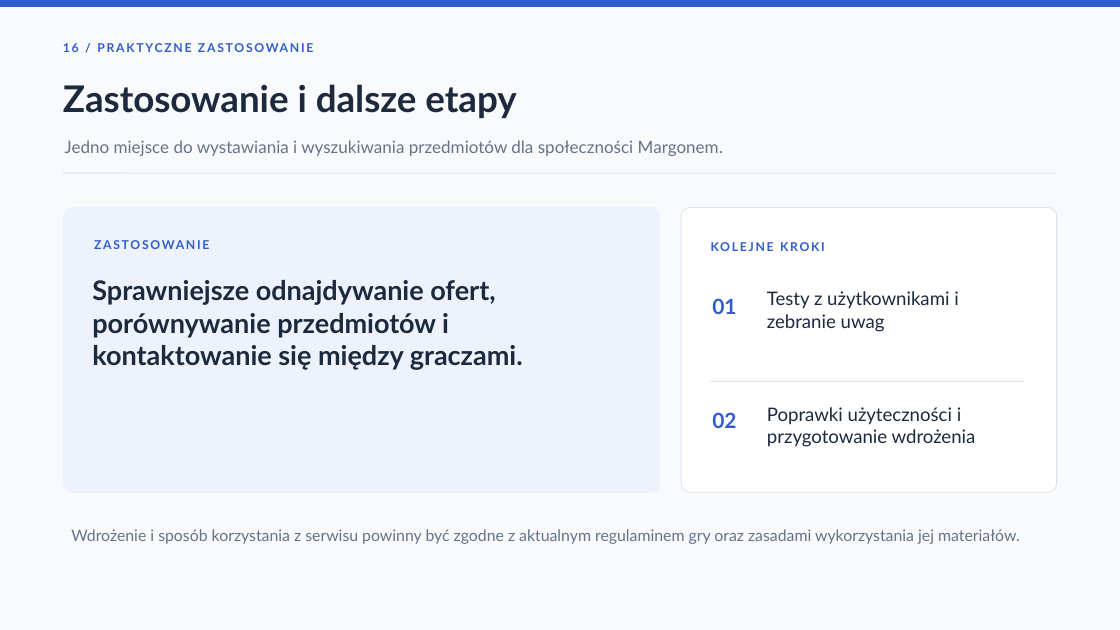
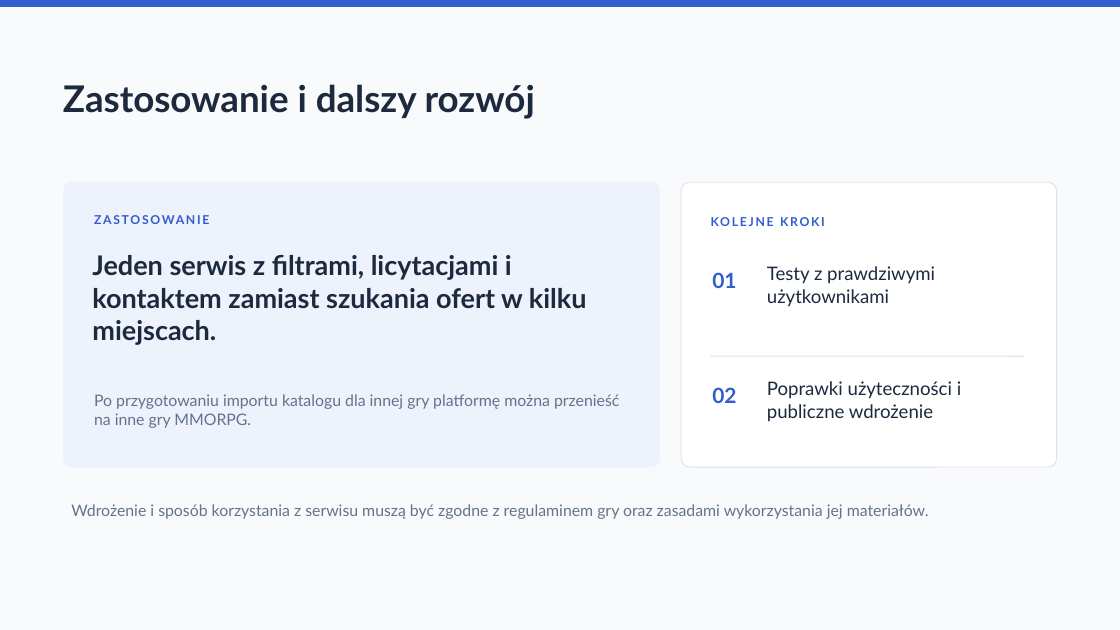
Before and after one commit to persi05/MargoMarket2, a slide deck: slide 17 of MargoMarket_FINAL_2026.pptx. Drawn at 1120x630 pixels with LibreOffice and Linux fonts; fonts in the diff are those of the drawing. Boxes give left, top, right and bottom in pixels: in the first picture for what was removed or moved away, otherwise in the second. Text is boxed around its words. In the diff, an @@ line names an element or a change of style, - is before the commit and + after.

```diff
--- a/MargoMarket_FINAL_2026.pptx
+++ b/MargoMarket_FINAL_2026.pptx
@@ text removed at [63,36,1038,59] @@
-16 / PRAKTYCZNE ZASTOSOWANIE
@@ text at [63,84,535,119]: text changed @@
-Zastosowanie i dalsze etapy
+Zastosowanie i dalszy rozwój
@@ text removed at [65,140,723,156] @@
-Jedno miejsce do wystawiania i wyszukiwania przedmiotów dla społeczności Margonem.
@@ line removed from (63, 173) to (1057, 173) @@
@@ text at [92,255,587,345]: text changed @@
-Sprawniejsze odnajdywanie ofert, porównywanie przedmiotów i kontaktowanie się między graczami.
+Jeden serwis z filtrami, licytacjami i kontaktem zamiast szukania ofert w kilku miejscach.
@@ text at [767,266,935,307]: text changed @@
-Testy z użytkownikami i zebranie uwag
+Testy z prawdziwymi użytkownikami
@@ 4 texts, 2 rounded rectangles, 1 line: place and size @@
-4 texts, 2 rounded rectangles, 1 line at [64,208,1057,492]
+4 texts, 2 rounded rectangles, 1 line at [64,182,1057,467]
@@ text at [767,381,961,422]: text changed @@
-Poprawki użyteczności i przygotowanie wdrożenia
+Poprawki użyteczności i publiczne wdrożenie
@@ text added at [94,394,619,428], 13.6 pt, text #65738A @@
+Po przygotowaniu importu katalogu dla innej gry platformę można przenieść na inne gry MMORPG.
@@ text at [71,504,929,519]: text changed @@
-Wdrożenie i sposób korzystania z serwisu powinny być zgodne z aktualnym regulaminem gry oraz zasadami wykorzystania jej materiałów.
+Wdrożenie i sposób korzystania z serwisu muszą być zgodne z regulaminem gry oraz zasadami wykorzystania jej materiałów.
```
Also in this commit, not shown: 9 other slides changed, 8 slides added, 9 slides removed, 1 other file.
